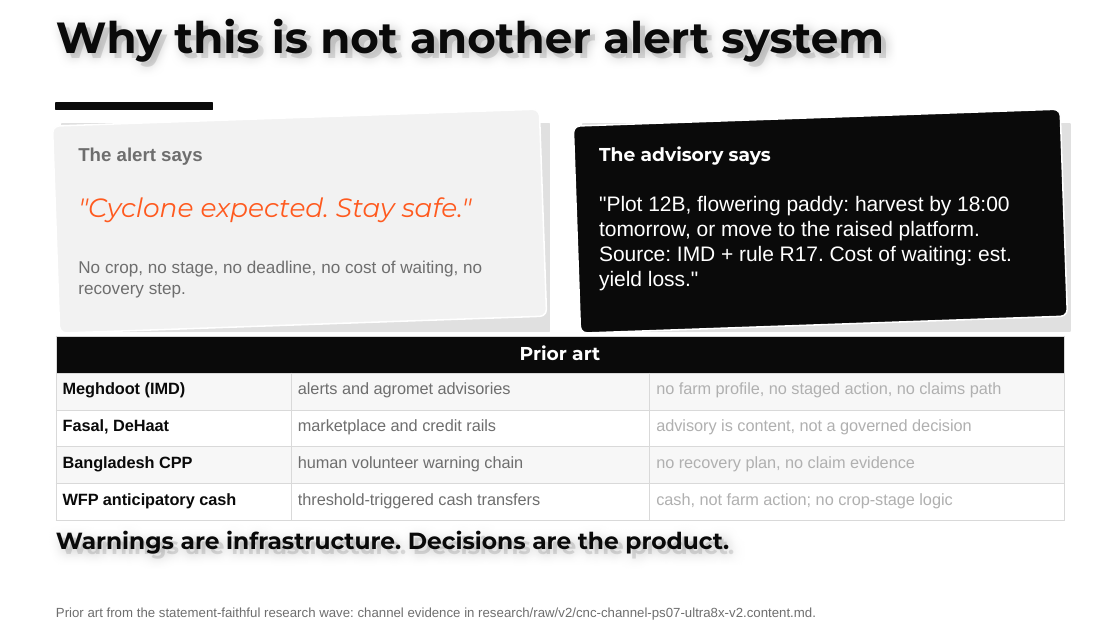
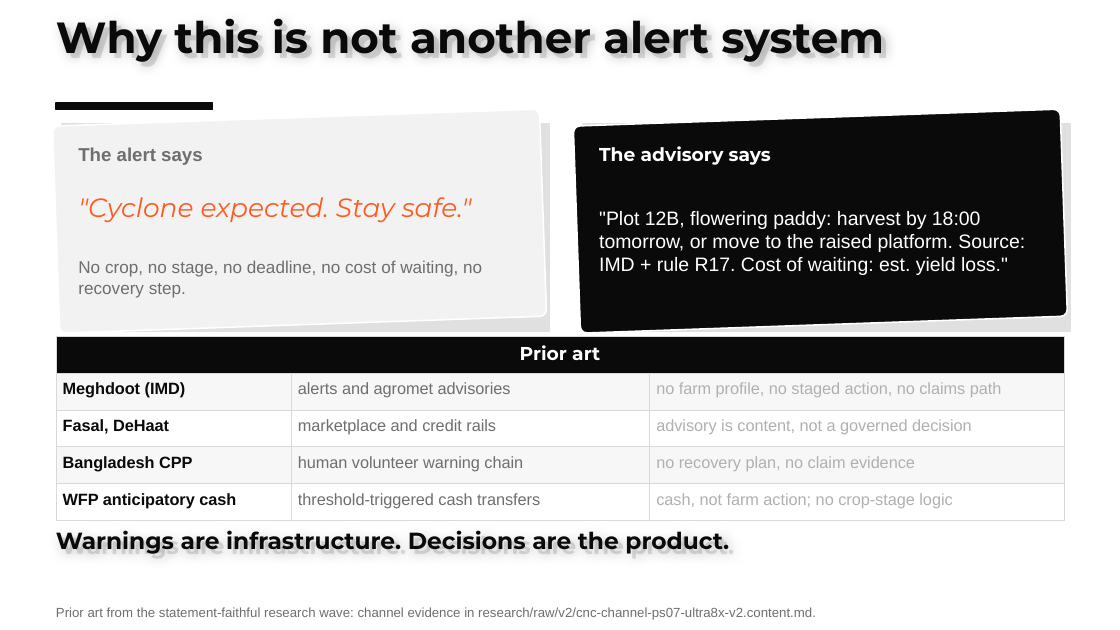
Before and after one commit to harshgounder/craft-n-code, a slide deck: slide 8 of scaffold/deck/KrishiSetu-Round0-20260816.pptx. Drawn at 1120x630 pixels with LibreOffice and Linux fonts; fonts in the diff are those of the drawing. Boxes give left, top, right and bottom in pixels: in the first picture for what was removed or moved away, otherwise in the second. Text is boxed around its words. In the diff, an @@ line names an element or a change of style, - is before the commit and + after.

```diff
--- a/scaffold/deck/KrishiSetu-Round0-20260816.pptx
+++ b/scaffold/deck/KrishiSetu-Round0-20260816.pptx
@@ text ""Plot 12B, flowering paddy: harvest ..." at bbox=[599, 211, 1025, 275]: size 13.5 to 12.5 pt @@
```
Also in this commit, not shown: 4 other slides changed, 2 other files.
